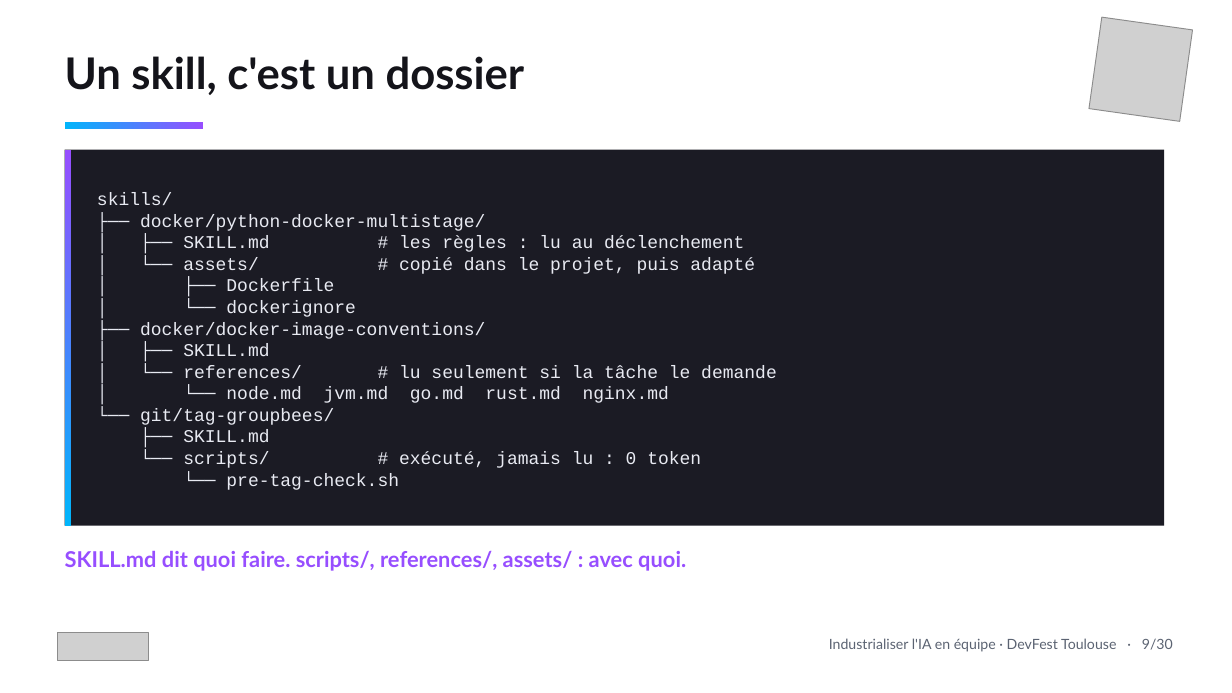
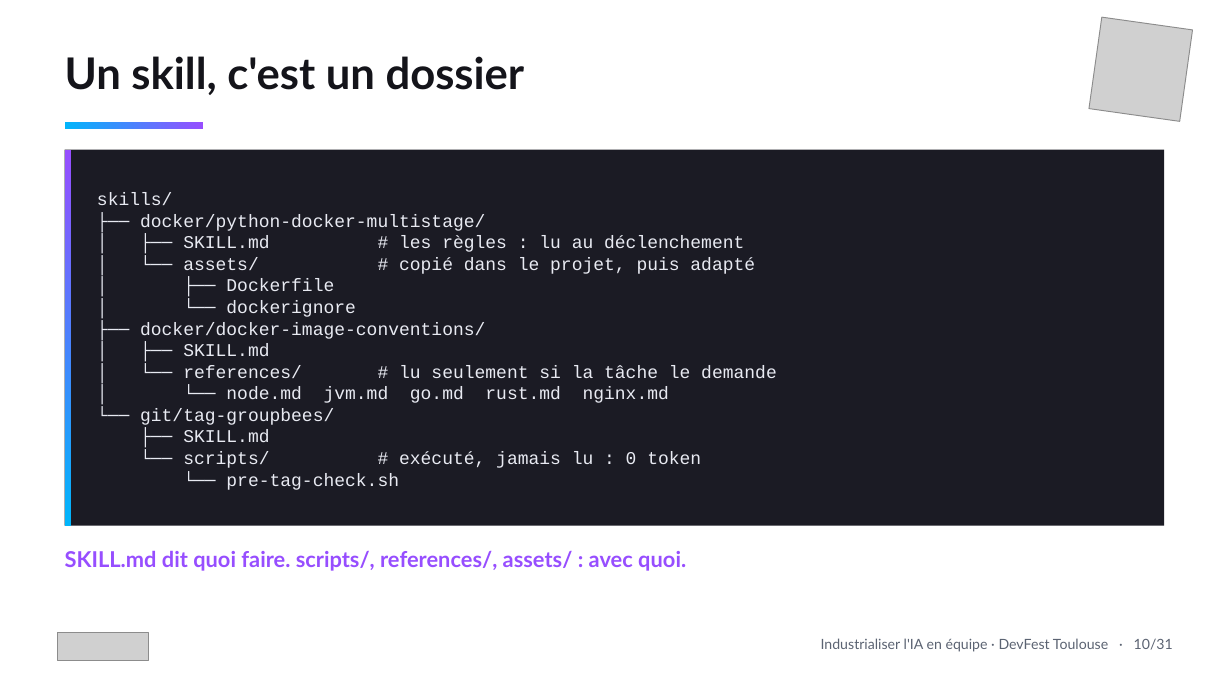
Before and after one commit to tosun-si/claude-skills-team-industrialisation, a slide deck: slide 11 of talks/slides/talk_devfest_skills.pptx (slide 10 before the commit). Drawn at 1232x693 pixels with LibreOffice and Linux fonts; fonts in the diff are those of the drawing; grey boxes stand for pictures. Boxes give left, top, right and bottom in pixels: in the first picture for what was removed or moved away, otherwise in the second. Text is boxed around its words. In the diff, an @@ line names an element or a change of style, - is before the commit and + after.

```diff
--- a/talks/slides/talk_devfest_skills.pptx
+++ b/talks/slides/talk_devfest_skills.pptx
@@ text at box(821, 638, 1173, 652): text changed @@
-Industrialiser l'IA en équipe · DevFest Toulouse · 9/30
+Industrialiser l'IA en équipe · DevFest Toulouse · 10/31
```
Also in this commit, not shown: 29 other slides changed, 1 slide added, 4 other files.
